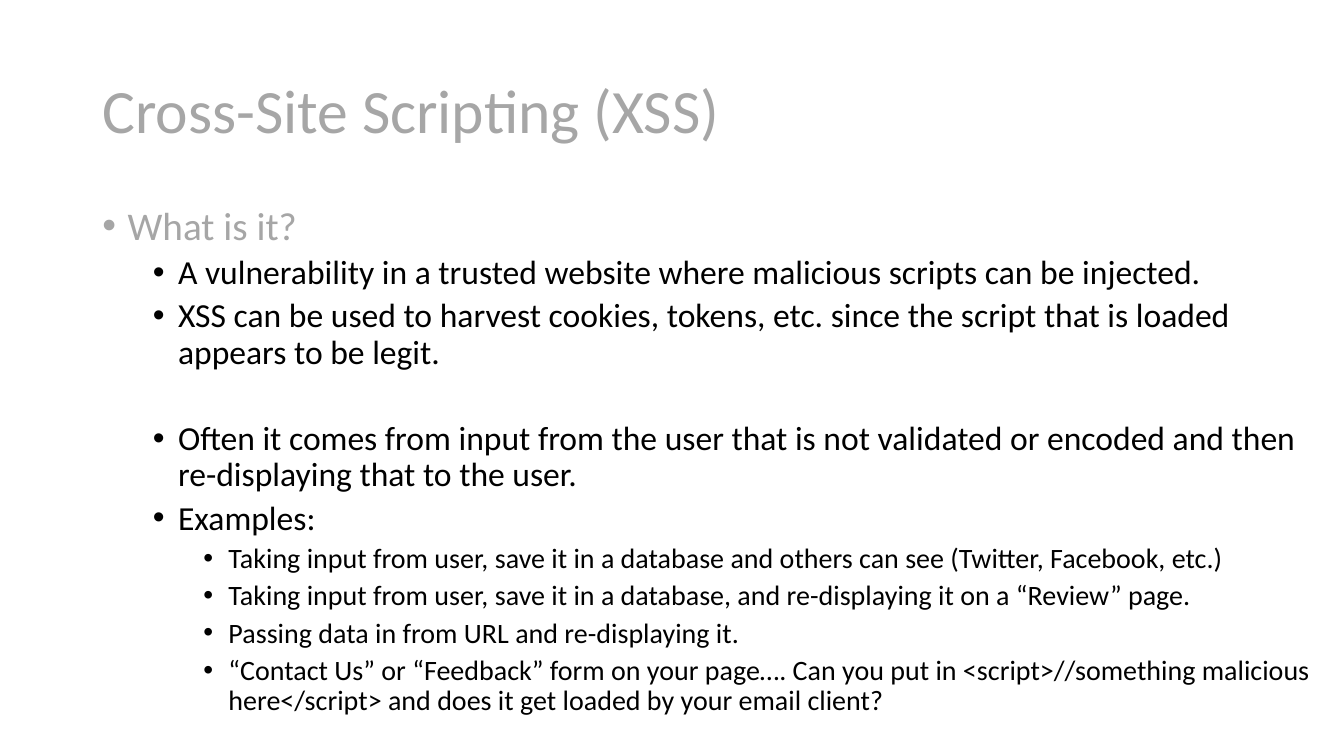
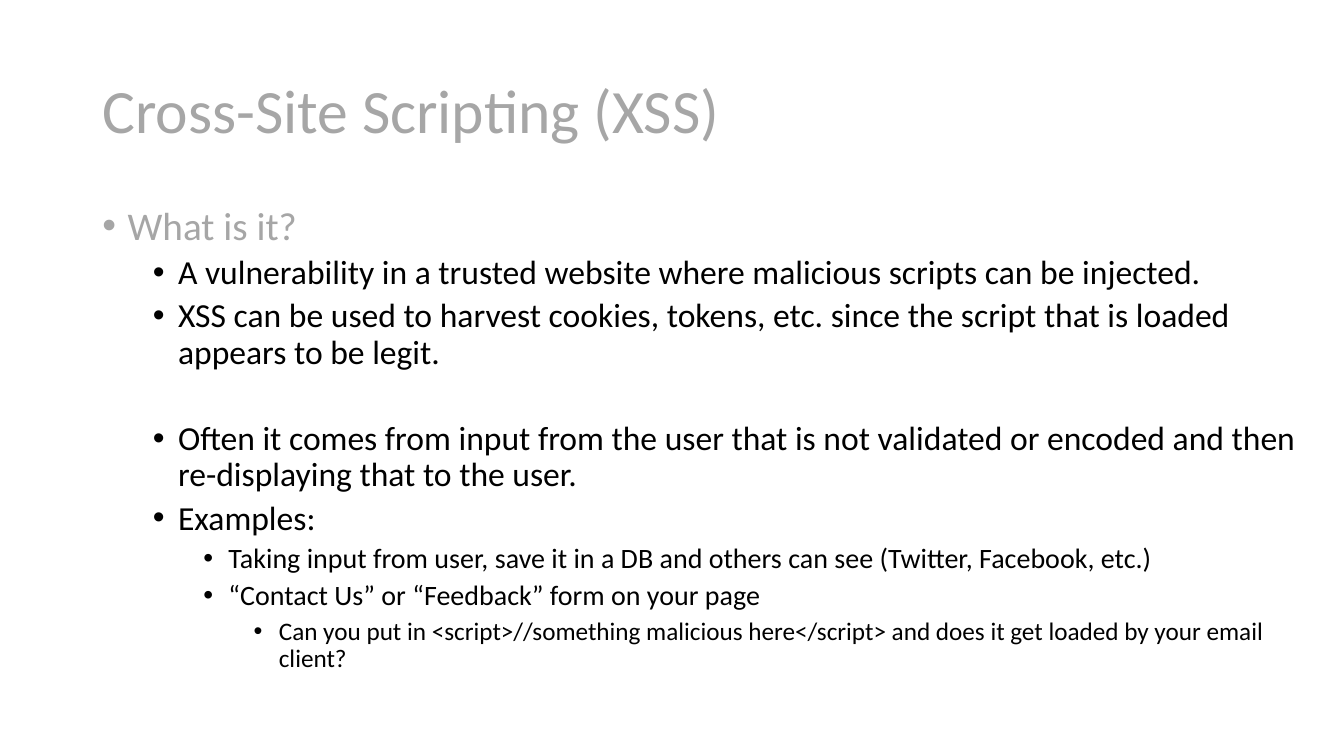
Before and after one commit to nirzaf/DotNetWorkShopTalk, a slide deck: slide 27 of 2021-1-27 - NDC London - Security Headers/Security Headers Explained.pptx. Drawn at 1344x756 pixels with LibreOffice and Linux fonts; fonts in the diff are those of the drawing. Boxes give left, top, right and bottom in pixels: in the first picture for what was removed or moved away, otherwise in the second. Text is boxed around its words. In the diff, an @@ line names an element or a change of style, - is before the commit and + after.

```diff
--- a/2021-1-27 - NDC London - Security Headers/Security Headers Explained.pptx
+++ b/2021-1-27 - NDC London - Security Headers/Security Headers Explained.pptx
@@ text at [228, 547, 1263, 667]: text changed @@
-    • Taking input from user, save it in a database and others can see (Twitter, Facebook, etc.)
-    • Taking input from user, save it in a database, and re-displaying it on a “Review” page.
-    • Passing data in from URL and re-displaying it.
-    • “Contact Us” or “Feedback” form on your page…. Can you put in <script>//something malicious here</script> and does it get loaded by your email client?
+    • Taking input from user, save it in a DB and others can see (Twitter, Facebook, etc.)
+    • “Contact Us” or “Feedback” form on your page
+      • Can you put in <script>//something malicious here</script> and does it get loaded by your email client?
```
Also in this commit, not shown: 46 other slides changed, 18 slides added, 14 slides removed, 2 other files.
